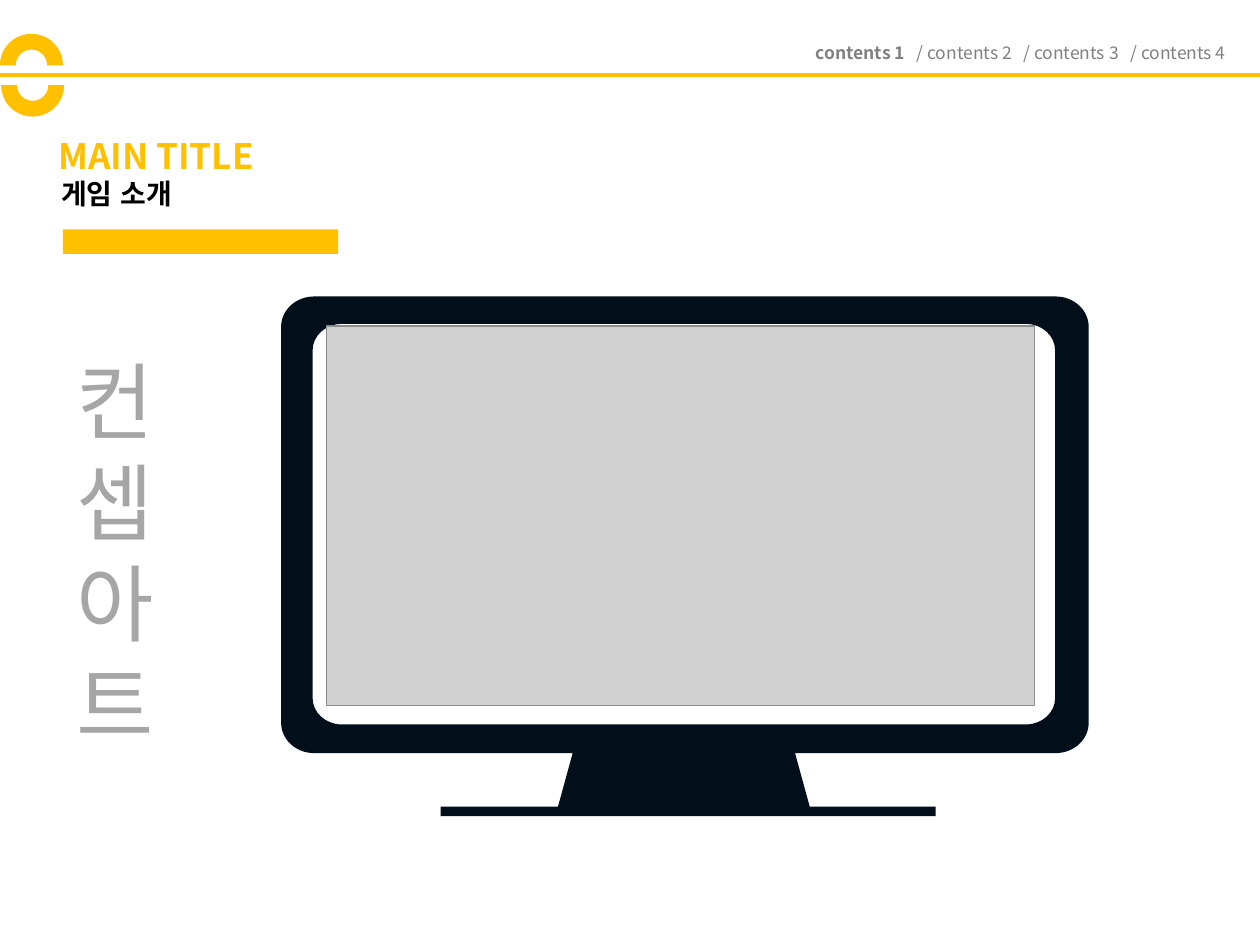
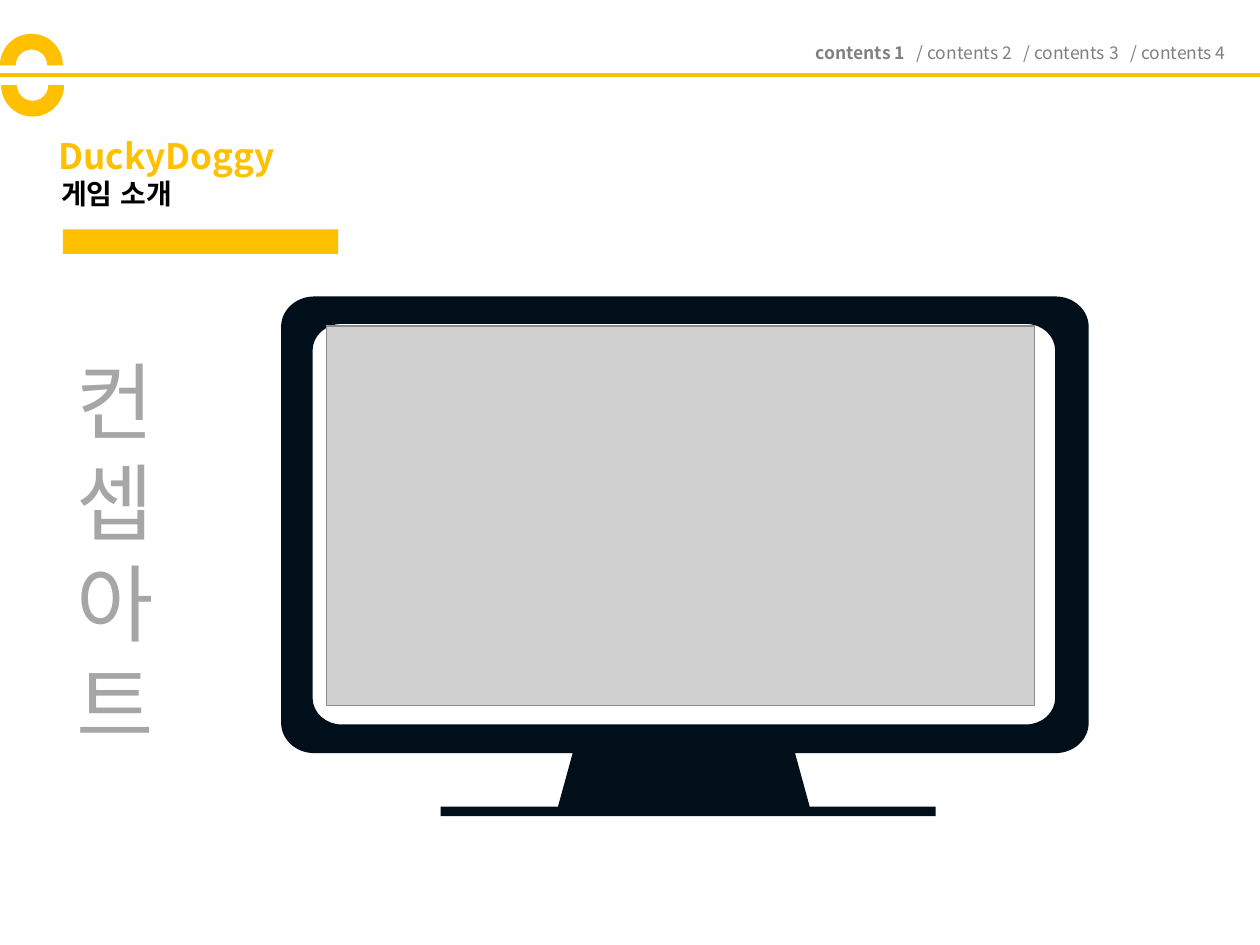
Before and after one commit to codnsj81/HuffAndPuff, a slide deck: slide 4 of 기획 문서/181206_DuckyDoggy_기획서_(ver1).pptx. Drawn at 1260x945 pixels with LibreOffice and Linux fonts; fonts in the diff are those of the drawing; grey boxes stand for pictures. Boxes give left, top, right and bottom in pixels: in the first picture for what was removed or moved away, otherwise in the second. Text is boxed around its words. In the diff, an @@ line names an element or a change of style, - is before the commit and + after.

```diff
--- a/기획 문서/181206_DuckyDoggy_기획서_(ver1).pptx
+++ b/기획 문서/181206_DuckyDoggy_기획서_(ver1).pptx
@@ title at [58,141,274,178]: text changed @@
-MAIN TITLE
+DuckyDoggy
```
Also in this commit, not shown: 7 other slides changed, 1 slide added.
